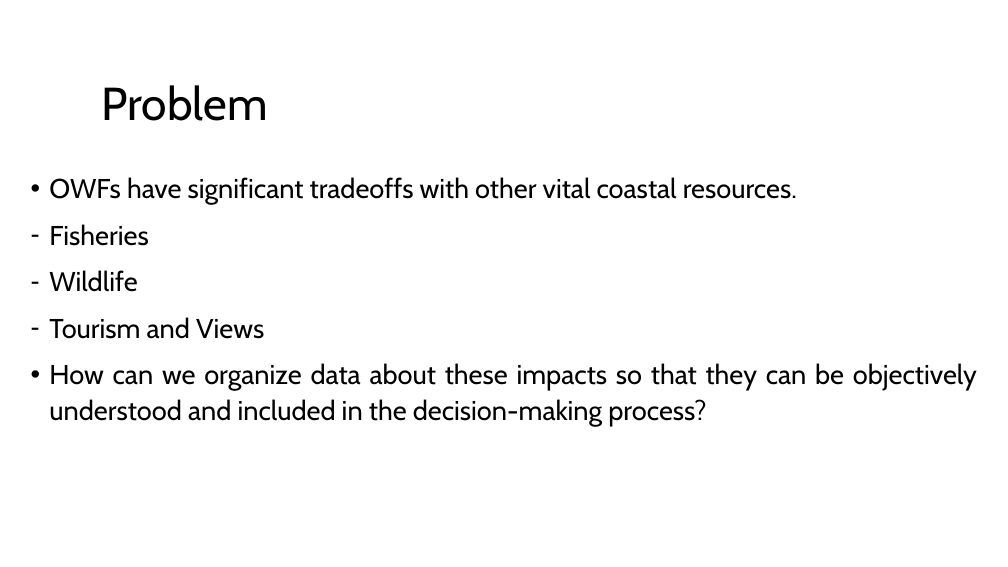
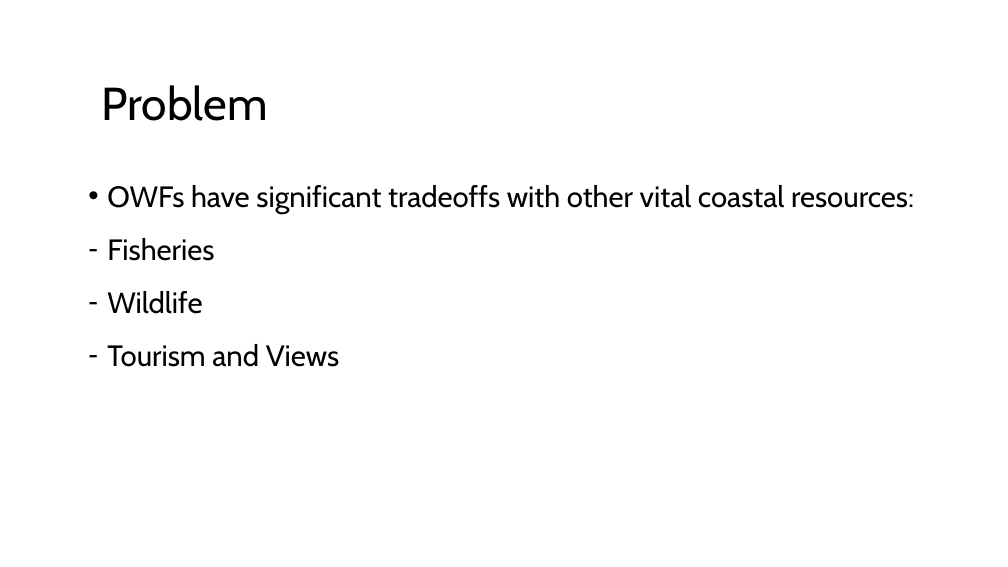
Before and after one commit to Duc1e/Wind-Turbine-Project-GEOG563, a slide deck: slide 3 of Documents/May Presentation.pptx. Drawn at 1008x567 pixels with LibreOffice and Linux fonts; fonts in the diff are those of the drawing. Boxes give left, top, right and bottom in pixels: in the first picture for what was removed or moved away, otherwise in the second. Text is boxed around its words. In the diff, an @@ line names an element or a change of style, - is before the commit and + after.

Commit message:
Edit slide 3

```diff
--- a/Documents/May Presentation.pptx
+++ b/Documents/May Presentation.pptx
@@ text "OWFs have significant tradeoffs with ...": place and size @@
-text "OWFs have significant tradeoffs with ..." at (49, 177, 977, 426)
+text "OWFs have significant tradeoffs with ..." at (107, 185, 914, 367)
@@ text at (107, 185, 914, 214): text changed; size 25.9 to 28 pt @@
-• OWFs have significant tradeoffs with other vital coastal resources.
+• OWFs have significant tradeoffs with other vital coastal resources:
@@ text at (107, 238, 340, 367): size 25.9 to 28 pt in "Fisheries", "Wildlife", "Tourism and Views"; line spacing 1.1 to 1.2 @@
@@ text at (49, 363, 977, 426): paragraph removed @@
-• How can we organize data about these impacts so that they can be objectively understood and included in the decision-making process?
```
